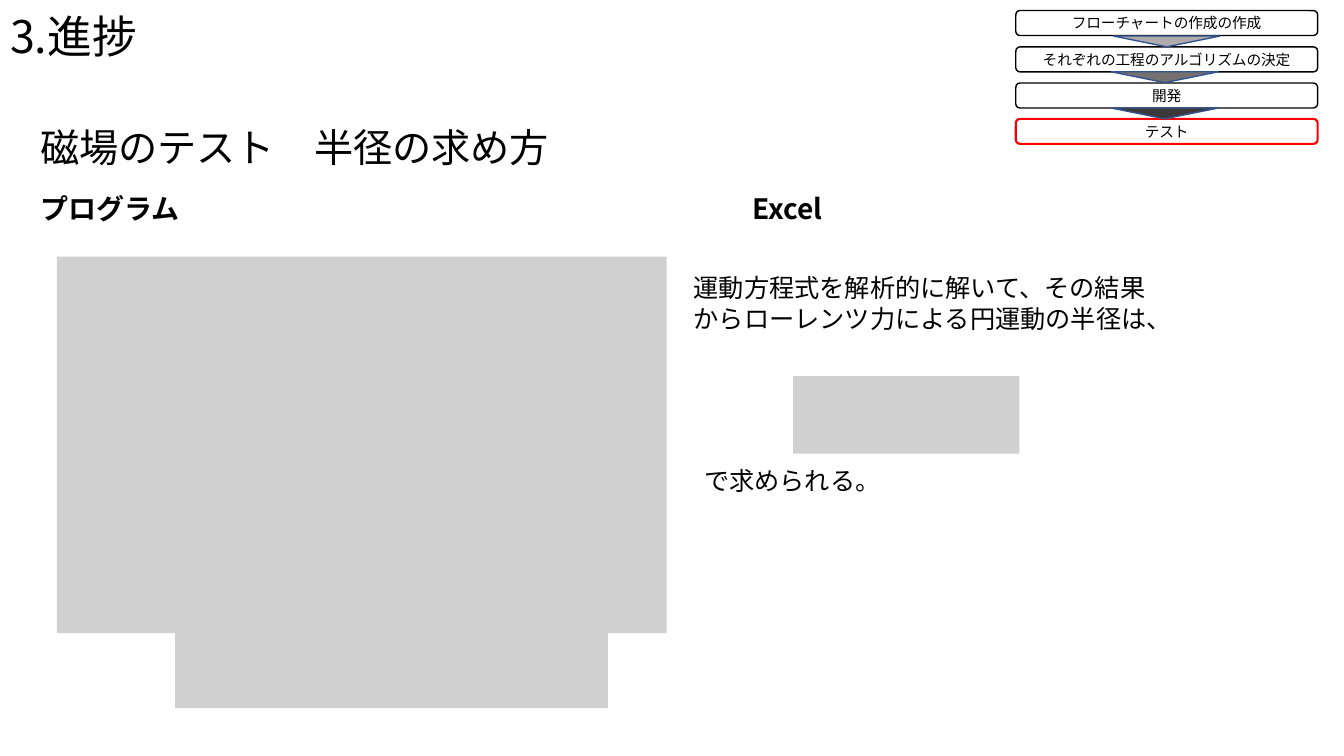
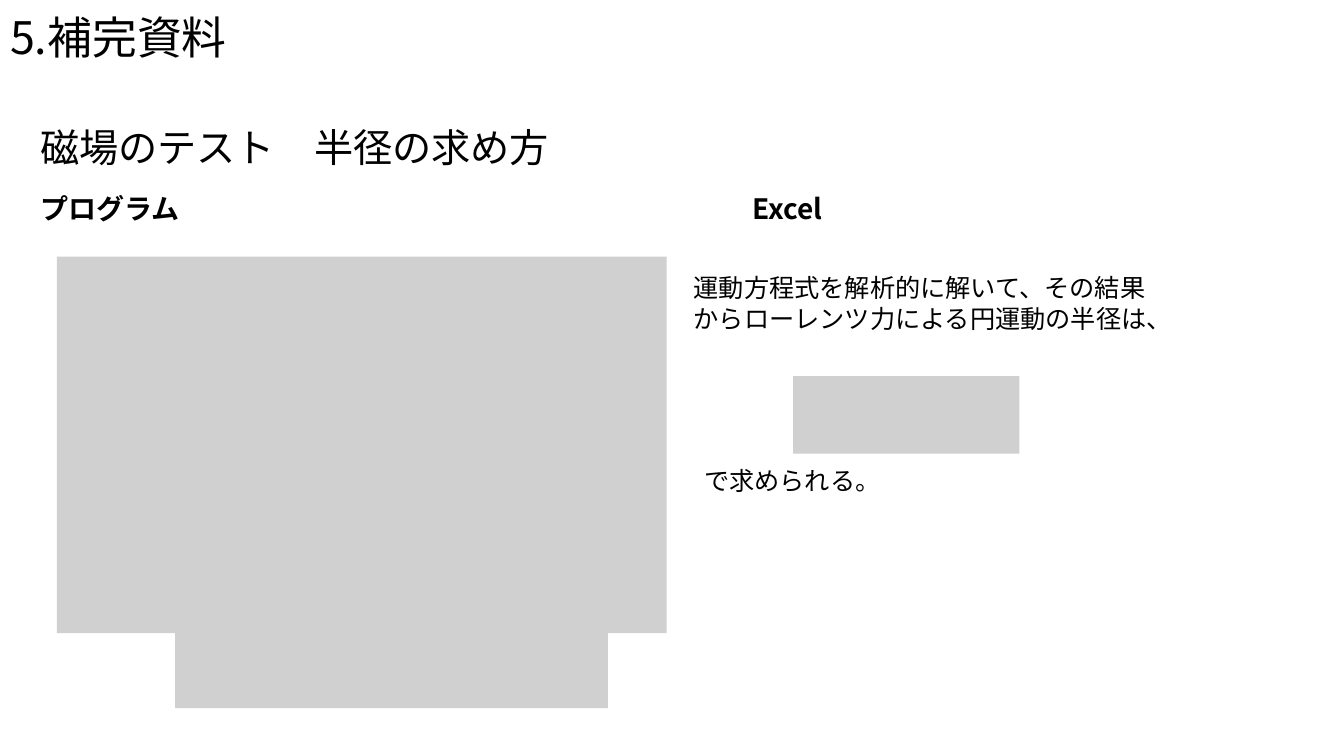
Before and after one commit to Takeuchi-yuya/Ksimulation, a slide deck: slide 17 of docs/中間発表.pptx (slide 12 before the commit). Drawn at 1344x756 pixels with LibreOffice and Linux fonts; fonts in the diff are those of the drawing; grey boxes stand for pictures. Boxes give left, top, right and bottom in pixels: in the first picture for what was removed or moved away, otherwise in the second. Text is boxed around its words. In the diff, an @@ line names an element or a change of style, - is before the commit and + after.

```diff
--- a/docs/中間発表.pptx
+++ b/docs/中間発表.pptx
@@ text at (10,16,227,58): text changed @@
-3.進捗
+5.補完資料
@@ group removed at (1016,10,1318,144): 4 rounded rectangles, 3 down arrows @@
-フローチャートの作成の作成
-それぞれの工程のアルゴリズムの決定
-開発
-テスト
```
Also in this commit, not shown: 5 other slides changed, 1 slide added.
